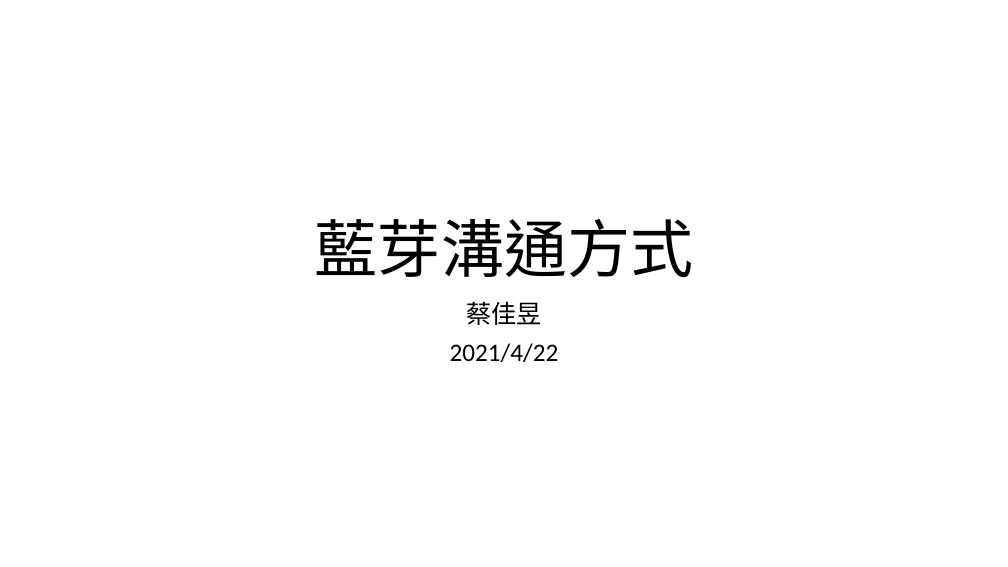
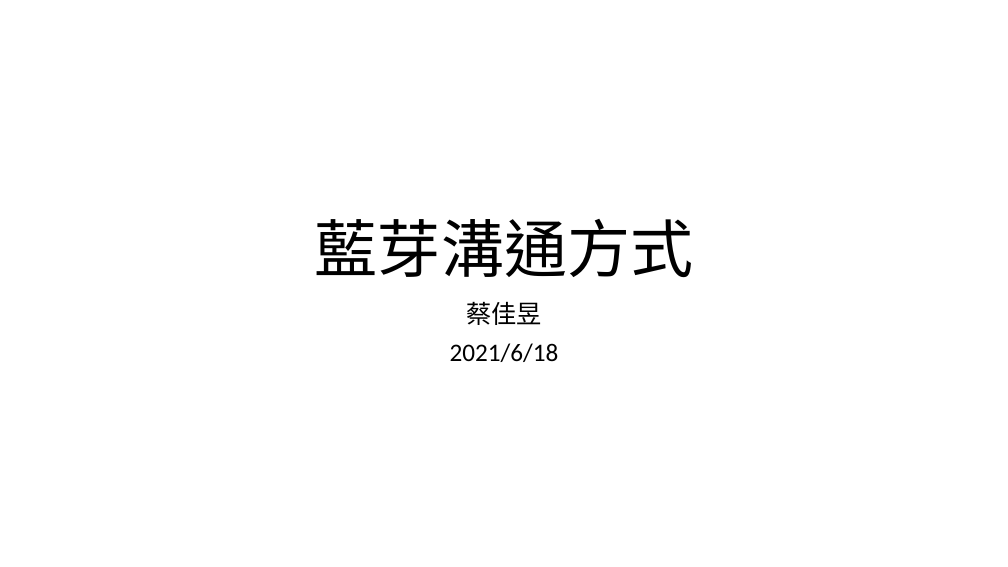
Before and after one commit to lisyaoran51/MeteoKB2, a slide deck: slide 1 of 藍芽溝通方式_20210514.pptx. Drawn at 1008x567 pixels with LibreOffice and Linux fonts; fonts in the diff are those of the drawing. Boxes give left, top, right and bottom in pixels: in the first picture for what was removed or moved away, otherwise in the second. Text is boxed around its words. In the diff, an @@ line names an element or a change of style, - is before the commit and + after.

```diff
--- a/藍芽溝通方式_20210514.pptx
+++ b/藍芽溝通方式_20210514.pptx
@@ subtitle at [450,343,559,362]: text changed @@
-2021/4/22
+2021/6/18
```
Also in this commit, not shown: 3 other slides changed, 8 slides added, 2 other files.
